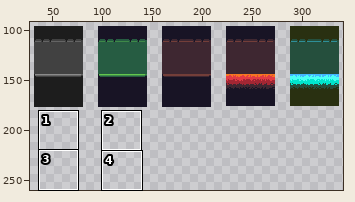
One commit to this pixel-art file: Assets/Art/tiles/base-tiles.aseprite. The first picture is a wide view before the edit; the outline marks the close-up.
Close-up. First the earlier version:
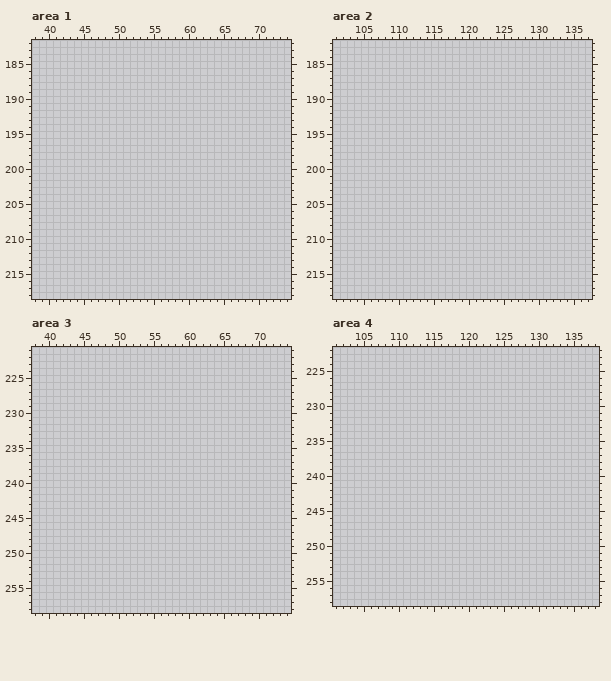
640x640 pixels, 1 frame. Shown: area 1: x 38..74, y 182..218; area 2: x 101..137, y 182..218; area 3: x 38..74, y 221..258; area 4: x 101..138, y 222..258. The wide view leaves out empty margins.
After the commit:
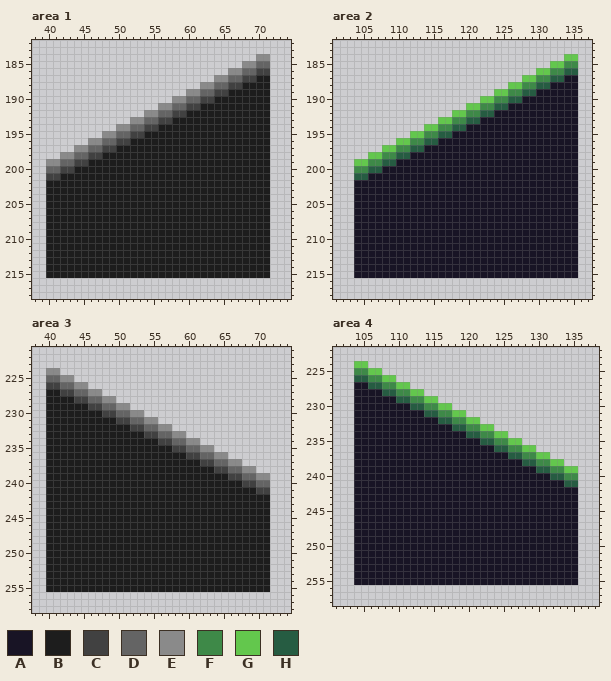
Palette (. is transparent): A #181425  B #1d1d1d  C #414141  D #646464  E #8a8a8a  F #3e8948  G #63c74d  H #265c42
Changes in this commit:
Area 1, layer "BG":
y 184: x 70..71 .. -> EE
y 185: x 68..71 .... -> EEDD
y 186: x 66..71 ...... -> EEDDCC
y 187: x 64..71 ........ -> EEDDCCBB
y 188: x 62..71 .......... -> EEDDCCBBBB
y 189: x 60..71 ............ -> EEDDCCBBBBBB
y 190: x 58..71 .............. -> EEDDCCBBBBBBBB
y 191: x 56..71 ................ -> EEDDCCBBBBBBBBBB
y 192: x 54..71 .................. -> EEDDCCBBBBBBBBBBBB
y 193: x 52..71 .................... -> EEDDCCBBBBBBBBBBBBBB
y 194: x 50..71 ...................... -> EEDDCCBBBBBBBBBBBBBBBB
y 195: x 48..71 ........................ -> EEDDCCBBBBBBBBBBBBBBBBBB
y 196: x 46..71 .......................... -> EEDDCCBBBBBBBBBBBBBBBBBBBB
y 197: x 44..71 ............................ -> EEDDCCBBBBBBBBBBBBBBBBBBBBBB
y 198: x 42..71 .............................. -> EEDDCCBBBBBBBBBBBBBBBBBBBBBBBB
y 199: x 40..71 ................................ -> EEDDCCBBBBBBBBBBBBBBBBBBBBBBBBBB
y 200: x 40..71 ................................ -> DDCCBBBBBBBBBBBBBBBBBBBBBBBBBBBB
y 201: x 40..71 ................................ -> CCBBBBBBBBBBBBBBBBBBBBBBBBBBBBBB
y 202..215: x 40..71 ................................ -> BBBBBBBBBBBBBBBBBBBBBBBBBBBBBBBB
Area 2, layer "BG":
y 184: x 134..135 .. -> GG
y 185: x 132..135 .... -> GGFF
y 186: x 130..135 ...... -> GGFFHH
y 187: x 128..135 ........ -> GGFFHHAA
y 188: x 126..135 .......... -> GGFFHHAAAA
y 189: x 124..135 ............ -> GGFFHHAAAAAA
y 190: x 122..135 .............. -> GGFFHHAAAAAAAA
y 191: x 120..135 ................ -> GGFFHHAAAAAAAAAA
y 192: x 118..135 .................. -> GGFFHHAAAAAAAAAAAA
y 193: x 116..135 .................... -> GGFFHHAAAAAAAAAAAAAA
y 194: x 114..135 ...................... -> GGFFHHAAAAAAAAAAAAAAAA
y 195: x 112..135 ........................ -> GGFFHHAAAAAAAAAAAAAAAAAA
y 196: x 110..135 .......................... -> GGFFHHAAAAAAAAAAAAAAAAAAAA
y 197: x 108..135 ............................ -> GGFFHHAAAAAAAAAAAAAAAAAAAAAA
y 198: x 106..135 .............................. -> GGFFHHAAAAAAAAAAAAAAAAAAAAAAAA
y 199: x 104..135 ................................ -> GGFFHHAAAAAAAAAAAAAAAAAAAAAAAAAA
y 200: x 104..135 ................................ -> FFHHAAAAAAAAAAAAAAAAAAAAAAAAAAAA
y 201: x 104..135 ................................ -> HHAAAAAAAAAAAAAAAAAAAAAAAAAAAAAA
y 202..215: x 104..135 ................................ -> AAAAAAAAAAAAAAAAAAAAAAAAAAAAAAAA
Area 3, layer "BG":
y 224: x 40..41 .. -> EE
y 225: x 40..43 .... -> DDEE
y 226: x 40..45 ...... -> CCDDEE
y 227: x 40..47 ........ -> BBCCDDEE
y 228: x 40..49 .......... -> BBBBCCDDEE
y 229: x 40..51 ............ -> BBBBBBCCDDEE
y 230: x 40..53 .............. -> BBBBBBBBCCDDEE
y 231: x 40..55 ................ -> BBBBBBBBBBCCDDEE
y 232: x 40..57 .................. -> BBBBBBBBBBBBCCDDEE
y 233: x 40..59 .................... -> BBBBBBBBBBBBBBCCDDEE
y 234: x 40..61 ...................... -> BBBBBBBBBBBBBBBBCCDDEE
y 235: x 40..63 ........................ -> BBBBBBBBBBBBBBBBBBCCDDEE
y 236: x 40..65 .......................... -> BBBBBBBBBBBBBBBBBBBBCCDDEE
y 237: x 40..67 ............................ -> BBBBBBBBBBBBBBBBBBBBBBCCDDEE
y 238: x 40..69 .............................. -> BBBBBBBBBBBBBBBBBBBBBBBBCCDDEE
y 239: x 40..71 ................................ -> BBBBBBBBBBBBBBBBBBBBBBBBBBCCDDEE
y 240: x 40..71 ................................ -> BBBBBBBBBBBBBBBBBBBBBBBBBBBBCCDD
y 241: x 40..71 ................................ -> BBBBBBBBBBBBBBBBBBBBBBBBBBBBBBCC
y 242..255: x 40..71 ................................ -> BBBBBBBBBBBBBBBBBBBBBBBBBBBBBBBB
Area 4, layer "BG":
y 224: x 104..105 .. -> GG
y 225: x 104..107 .... -> FFGG
y 226: x 104..109 ...... -> HHFFGG
y 227: x 104..111 ........ -> AAHHFFGG
y 228: x 104..113 .......... -> AAAAHHFFGG
y 229: x 104..115 ............ -> AAAAAAHHFFGG
y 230: x 104..117 .............. -> AAAAAAAAHHFFGG
y 231: x 104..119 ................ -> AAAAAAAAAAHHFFGG
y 232: x 104..121 .................. -> AAAAAAAAAAAAHHFFGG
y 233: x 104..123 .................... -> AAAAAAAAAAAAAAHHFFGG
y 234: x 104..125 ...................... -> AAAAAAAAAAAAAAAAHHFFGG
y 235: x 104..127 ........................ -> AAAAAAAAAAAAAAAAAAHHFFGG
y 236: x 104..129 .......................... -> AAAAAAAAAAAAAAAAAAAAHHFFGG
y 237: x 104..131 ............................ -> AAAAAAAAAAAAAAAAAAAAAAHHFFGG
y 238: x 104..133 .............................. -> AAAAAAAAAAAAAAAAAAAAAAAAHHFFGG
y 239: x 104..135 ................................ -> AAAAAAAAAAAAAAAAAAAAAAAAAAHHFFGG
y 240: x 104..135 ................................ -> AAAAAAAAAAAAAAAAAAAAAAAAAAAAHHFF
y 241: x 104..135 ................................ -> AAAAAAAAAAAAAAAAAAAAAAAAAAAAAAHH
y 242..255: x 104..135 ................................ -> AAAAAAAAAAAAAAAAAAAAAAAAAAAAAAAA
Changed places in both close-ups, as pixel boxes (x1, y1, x2, y2):
added: (46, 54, 270, 278)
added: (354, 54, 578, 278)
added: (46, 368, 270, 592)
added: (354, 361, 578, 585)
